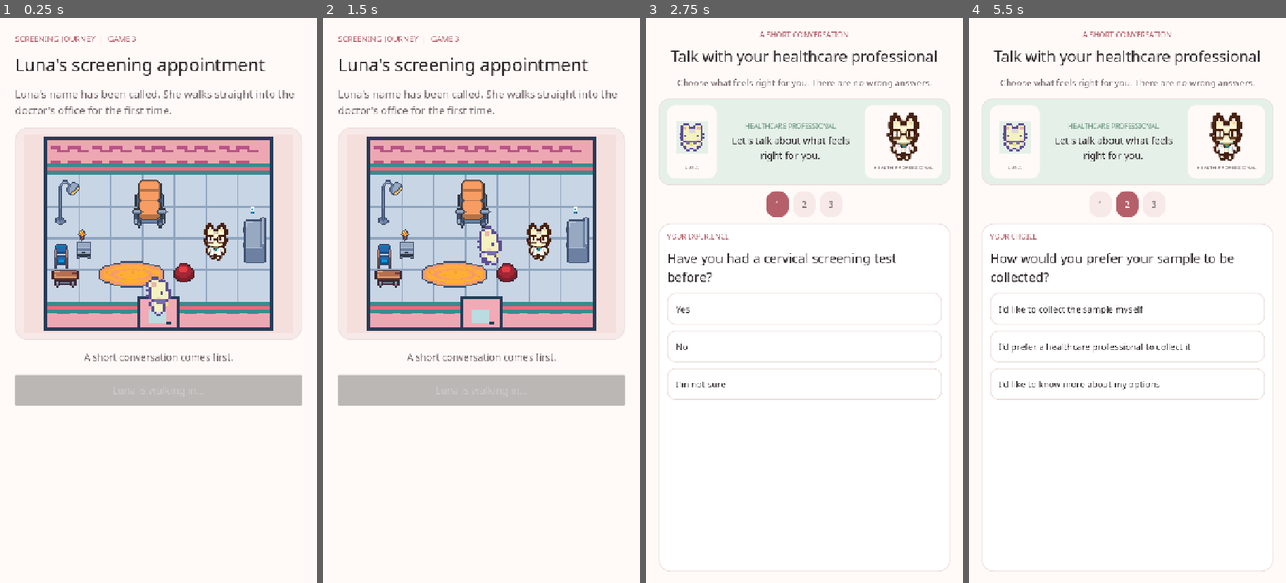
Above: before the commit, frames 1-4 (left to right).
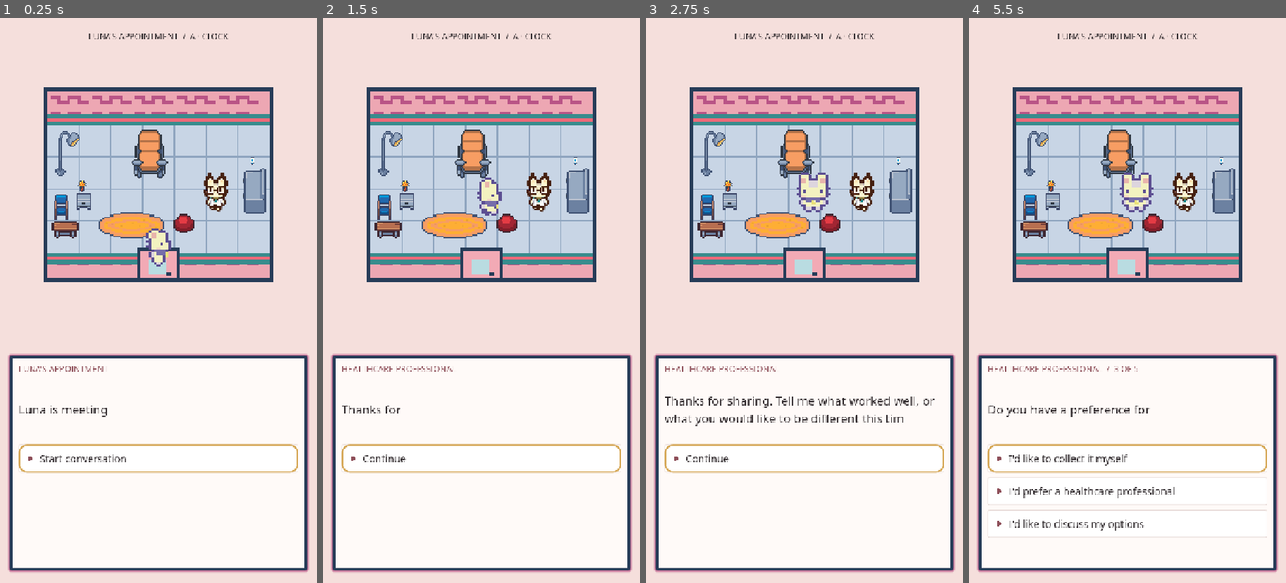
Above: after the commit, the same moments.

Repository: MinhQNguyenn/ScreeningTogether_AU
Game: Godot game, scene res://scenes/game3_main.tscn
Two runs of this game, one before a commit and one after it. Both use one fixed random seed, a clock stepped at 60 frames per second and the inputs below. This scene is started directly instead of the project's main scene.
Inputs (mouse positions are in pixels of both pictures, inside the frame that each line leads up to):
- Up to frame 1 (0.25 s): no input
- Up to frame 2 (1.5 s): click (481, 458) at 0.5 s, where only the run after the commit has a clickable "Start conversation"; click (481, 458) at 1.25 s, where only the run after the commit has a clickable "Yes"
- Up to frame 3 (2.75 s): click (804, 390) at 2 s, where only the run before the commit has a clickable "Start conversation"
- Up to frame 4 (5.5 s): click (1127, 306) at 2.75 s, where only the run before the commit has a clickable "Yes"; click "Continue" at 3.5 s; click (1127, 492) at 4.25 s, where only the run after the commit has a clickable "No"; click (1127, 458) at 5 s, where only the run after the commit has a clickable "Continue"

The runs differ from the first frame. In frame 1, 58% of the frame differs, in the area x 0-100%, y 0-100%; in frame 2, 58%; in frame 3, 66%; in frame 4, 67%.

Commit message:
Add clock and puzzle variants for Game 3 screening appointment

Diff:
--- /dev/null
+++ b/godot-game/assets/game3/dialogue_arrow.svg
@@ -0,0 +1 @@
+<svg xmlns="http://www.w3.org/2000/svg" width="16" height="16" viewBox="0 0 16 16"><path fill="#8e4f59" d="M3 2h3v2h3v2h3v4H9v2H6v2H3z"/></svg>
--- a/godot-game/scenes/game3_main.tscn
+++ b/godot-game/scenes/game3_main.tscn
@@ -1,6 +1,6 @@
 [gd_scene load_steps=2 format=3]
 
-[ext_resource type="Script" path="res://scripts/game3/game3_main.gd" id="1"]
+[ext_resource type="Script" path="res://scripts/game3/appointment_game.gd" id="1"]
 
 [node name="Game3Main" type="Control"]
 layout_mode = 3
--- /dev/null
+++ b/godot-game/scripts/game3/appointment_content.gd
@@ -0,0 +1,57 @@
+extends RefCounted
+
+# Personal prompts, not scored questions. Responses match option order.
+const QUESTIONS := [
+	{
+		"question": "Have you had a cervical screening test before?",
+		"options": ["Yes", "No", "I'm not sure"],
+		"responses": [
+			"Thanks for sharing. Tell me what worked well, or what you would like to be different this time.",
+			"That's okay. I'll explain each step before we begin, and you can ask questions at any time.",
+			"That's okay. We can check your screening history together and talk through what happens next.",
+		],
+	},
+	{
+		"question": "Have you heard about the option to collect your own sample?",
+		"options": ["Yes", "No", "I'm not sure"],
+		"responses": [
+			"We can talk about whether collecting your own sample feels right for you. Your healthcare professional will explain how to use the small swab and give you time to ask questions.",
+			"You may be able to collect your own sample in a private space using a small swab. Your healthcare professional will explain what to do and offer support if you would like it.",
+			"We can explain both options at your pace: collecting your own sample in private, or having a healthcare professional collect it. You can ask questions before choosing.",
+		],
+	},
+	{
+		"question": "Do you have a preference for how your sample is collected?",
+		"options": ["I'd like to collect it myself", "I'd prefer a healthcare professional", "I'd like to discuss my options"],
+		"responses": [
+			"We can discuss whether collecting your own sample is suitable for you. Your healthcare professional will explain how to use the swab, with clear instructions you can follow in private.",
+			"With your permission, your healthcare professional uses an instrument called a speculum to help collect a sample from your cervix. They explain each step, and you can ask to pause or stop.",
+			"We can discuss both options and what suits your circumstances. You can ask questions before deciding.",
+		],
+	},
+	{
+		"question": "Are you feeling worried about any part of the test?",
+		"options": ["Yes", "No", "I'm not sure how I feel yet"],
+		"responses": [
+			"Thank you for telling me. We can talk about your concerns and take things at your pace. You can ask to pause or stop at any time.",
+			"I'm glad you feel ready. You are still in control and can ask to pause or stop at any time, even after we begin.",
+			"That's completely okay. We can take one step at a time. You can ask to pause or stop at any time.",
+		],
+	},
+	{
+		"question": "Would you like me to explain each step as we go?",
+		"options": ["Yes, that would help", "Just a brief explanation, please", "I'm not sure yet"],
+		"responses": [
+			"Of course. I'll explain each step and check you are ready before continuing. Tell me straight away if anything hurts.",
+			"Of course. I'll keep it brief and check you are comfortable. You can ask for more detail or ask to stop whenever you need.",
+			"We can start with a brief explanation and adjust as we go. You can always ask questions or tell me to pause.",
+		],
+	},
+]
+
+const AFTERCARE := [
+	{"speaker": "HEALTHCARE PROFESSIONAL · YOUR SAMPLE", "text": "Your collected sample is sent to a pathology laboratory to check for HPV, a virus that can cause changes to cervical cells. The laboratory sends the results to your healthcare provider."},
+	{"speaker": "HEALTHCARE PROFESSIONAL · YOUR RESULTS", "text": "Results usually take about two weeks, but timing can vary. Before leaving, agree with your healthcare provider how they will contact you. If you have not heard within a few weeks, contact the clinic."},
+	{"speaker": "HEALTHCARE PROFESSIONAL · NEXT SCREEN", "text": "For most eligible people, routine screening is every five years when no earlier follow-up is needed. Your result and healthcare provider will guide your next steps."},
+	{"speaker": "HEALTHCARE PROFESSIONAL · FOLLOW-UP", "text": "An HPV-positive result does not mean you have cancer. Your healthcare provider will explain any further tests or follow-up you need."},
+]
--- /dev/null
+++ b/godot-game/scripts/game3/appointment_ending.gd
@@ -0,0 +1,92 @@
+extends Control
+
+signal finished
+
+const CHARACTER := preload("res://assets/sprout_lands/character.png")
+const SCENERY := preload("res://assets/sprout_lands/basic_grass_biome.png")
+const DURATION := 6.0
+const HORIZON := 76.0
+var progress := 0.0
+var reduced_motion := false
+var completed := false
+
+
+func _ready() -> void:
+	clip_contents = true
+	mouse_filter = Control.MOUSE_FILTER_IGNORE
+	texture_filter = CanvasItem.TEXTURE_FILTER_NEAREST
+	resized.connect(queue_redraw)
+
+
+func _process(delta: float) -> void:
+	if completed:
+		return
+	if reduced_motion:
+		# Keep the scene still until the player continues.
+		return
+	progress = minf(progress + delta / DURATION, 1.0)
+	queue_redraw()
+	if progress >= 1.0:
+		finish()
+
+
+func finish() -> void:
+	if completed:
+		return
+	completed = true
+	progress = 1.0
+	queue_redraw()
+	finished.emit()
+
+
+func luna_rect() -> Rect2:
+	# Normalised path position is recomputed at every draw, including resize.
+	# Centre the actual 16x16 sprite crop, not its source sheet or old viewport.
+	var depth := pow(1.0 - progress, 1.45)
+	var side := lerpf(2.0, 30.0, depth)
+	var feet_y := lerpf(HORIZON, 224.0, depth)
+	return Rect2(160.0 - side / 2.0, feet_y - side, side, side)
+
+
+func _draw() -> void:
+	# A small logical canvas keeps the shapes and existing Sprout Lands sprites
+	# in one pixel-art style. The path and character share the same centre.
+	var zoom := minf(size.x / 320.0, size.y / 240.0)
+	var origin := (size - Vector2(320, 240) * zoom) / 2.0
+	draw_rect(Rect2(origin - Vector2(4, 4), Vector2(320, 240) * zoom + Vector2(8, 8)), Color("#263c58"))
+	draw_set_transform(origin, 0.0, Vector2.ONE * zoom)
+	var sky := [Color("#946682"), Color("#bd7d8c"), Color("#dfa08f"), Color("#efbd98")]
+	for band in 4:
+		draw_rect(Rect2(0, band * 20, 320, 20), sky[band])
+	# Stepped sun and clouds avoid smooth shapes against pixel artwork.
+	draw_rect(Rect2(222, 33, 32, 36), Color("#ffe6ad"))
+	draw_rect(Rect2(216, 40, 44, 22), Color("#ffe6ad"))
+	for cloud in [Rect2(29, 27, 49, 4), Rect2(38, 23, 24, 4), Rect2(112, 42, 38, 4)]:
+		draw_rect(cloud, Color("#edc2b0"))
+	draw_rect(Rect2(0, HORIZON, 320, 164), Color("#8fa681"))
+	# Distant stepped hedges leave a clear opening at the path's vanishing point.
+	for ridge in [Rect2(0, 65, 48, 15), Rect2(34, 60, 44, 20), Rect2(70, 69, 66, 11), Rect2(190, 67, 70, 13), Rect2(248, 62, 72, 18)]:
+		draw_rect(ridge, Color("#737f78"))
+	for row in 4:
+		var y := 92.0 + row * 40.0
+		for column in 8:
+			var x := 12.0 + column * 43.0 + (8 if row % 2 else 0)
+			if absf(x - 160) > 36 + row * 9:
+				draw_rect(Rect2(x, y, 3, 2), Color("#a7b68c"))
+	var edge := PackedVector2Array([Vector2(156, HORIZON), Vector2(164, HORIZON), Vector2(221, 240), Vector2(99, 240)])
+	var path := PackedVector2Array([Vector2(158, HORIZON), Vector2(162, HORIZON), Vector2(214, 240), Vector2(106, 240)])
+	draw_colored_polygon(edge, Color("#ac896b"))
+	draw_colored_polygon(path, Color("#e0bf94"))
+	for mark in 5:
+		var y := 105.0 + mark * 28
+		draw_rect(Rect2(153 + (mark % 2) * 9, y, 3 + mark, 2), Color("#c7a780"))
+	# Correct whole-tree regions from the same atlas used by the other games.
+	for tree in [Rect2(72, 77, 26, 26), Rect2(232, 78, 26, 26), Rect2(33, 111, 43, 43), Rect2(248, 121, 43, 43), Rect2(0, 173, 64, 64), Rect2(265, 179, 64, 64)]:
+		draw_texture_rect_region(SCENERY, tree, Rect2(16, 0, 32, 32), Color("#f3dac4"))
+	for flower in [Vector2(94, 150), Vector2(225, 183), Vector2(71, 211), Vector2(242, 105)]:
+		draw_texture_rect_region(SCENERY, Rect2(flower, Vector2(12, 12)), Rect2(96, 48, 16, 16), Color("#ffe3d2"))
+	if progress < 1.0:
+		var rect := luna_rect()
+		var frame := 0 if reduced_motion else int(progress * DURATION * 7) % 4
+		var opacity := 1.0 - smoothstep(0.86, 1.0, progress)
+		draw_texture_rect_region(CHARACTER, rect, Rect2(16 + frame * 48, 64, 16, 16), Color(1, 1, 1, opacity))
--- /dev/null
+++ b/godot-game/scripts/game3/appointment_game.gd
@@ -0,0 +1,342 @@
+extends Control
+
+# Both test conditions share their conversation and follow-up.
+const CONTENT := preload("res://scripts/game3/appointment_content.gd")
+const CLOCK := preload("res://scripts/game3/procedure_clock.gd")
+const ENDING := preload("res://scripts/game3/appointment_ending.gd")
+const CHOICE_ARROW := preload("res://assets/game3/dialogue_arrow.svg")
+const PUZZLE_LOGIC := preload("res://scripts/game3/sliding_puzzle.gd")
+const SIMULATION_SECONDS := 120.0
+const CLOCK_SPEED := 15.0
+
+var variant := "animation"
+var stage := "intro"
+var question_index := 0
+var answers: Array[int] = []
+var post_index := 0
+var elapsed := 0.0
+var board: Array = []
+var tiles: Array[PuzzleTileButton] = []
+var room: OfficeEntrance
+var activity: VBoxContainer
+var speaker: Label
+var text_label: Label
+var choices: VBoxContainer
+var typing: Tween
+var clock_face: Control
+var timer_label: Label
+var portrait: ImageTexture
+var reduced_motion := false
+var ending: Control
+
+
+func _ready() -> void:
+	for argument in OS.get_cmdline_user_args():
+		if argument == "--variant=puzzle":
+			variant = "puzzle"
+	if OS.has_feature("web"):
+		var query = JavaScriptBridge.eval("new URLSearchParams(window.location.search).get('variant') || 'animation'")
+		variant = "puzzle" if query == "puzzle" else "animation"
+		reduced_motion = bool(JavaScriptBridge.eval("window.matchMedia('(prefers-reduced-motion: reduce)').matches"))
+	_build_scene()
+	_say("LUNA'S APPOINTMENT", "Luna is meeting her healthcare professional. Let's talk about what feels right for you. There are no wrong answers.")
+	_add_choice("Start conversation", _show_question)
+
+
+func _build_scene() -> void:
+	var background := ColorRect.new()
+	background.color = Color("#f5dfdc")
+	background.set_anchors_and_offsets_preset(Control.PRESET_FULL_RECT)
+	add_child(background)
+	room = OfficeEntrance.new()
+	room.set_anchors_and_offsets_preset(Control.PRESET_FULL_RECT)
+	room.anchor_bottom = 0.59
+	room.clip_contents = true
+	add_child(room)
+	var status := Game3UI.make_label("LUNA'S APPOINTMENT  /  " + ("A · CLOCK" if variant == "animation" else "B · PUZZLE"), 19, Game3UI.INK, HORIZONTAL_ALIGNMENT_CENTER)
+	status.set_anchors_and_offsets_preset(Control.PRESET_TOP_WIDE)
+	status.offset_top = 24
+	status.offset_bottom = 60
+	add_child(status)
+	var centre := CenterContainer.new()
+	# Office characters use z-indices 2 and 3; activities must cover them.
+	centre.z_index = 5
+	centre.set_anchors_and_offsets_preset(Control.PRESET_FULL_RECT)
+	centre.anchor_bottom = 0.59
+	centre.offset_top = 72
+	centre.offset_bottom = -8
+	centre.mouse_filter = Control.MOUSE_FILTER_IGNORE
+	add_child(centre)
+	activity = VBoxContainer.new()
+	activity.add_theme_constant_override("separation", 12)
+	activity.draw.connect(_draw_activity_background)
+	activity.resized.connect(activity.queue_redraw)
+	centre.add_child(activity)
+	var box := PanelContainer.new()
+	box.set_anchors_and_offsets_preset(Control.PRESET_FULL_RECT)
+	box.anchor_top = 0.59
+	box.offset_left = 22
+	box.offset_right = -22
+	box.offset_top = 10
+	box.offset_bottom = -28
+	var style := Game3UI.make_panel_style(Game3UI.CREAM, 4, Color("#263c58"), 6)
+	style.shadow_color = Color("#b95486")
+	style.shadow_size = 5
+	box.add_theme_stylebox_override("panel", style)
+	add_child(box)
+	var scroll := ScrollContainer.new()
+	scroll.horizontal_scroll_mode = ScrollContainer.SCROLL_MODE_DISABLED
+	box.add_child(scroll)
+	var dialogue := VBoxContainer.new()
+	dialogue.size_flags_horizontal = Control.SIZE_EXPAND_FILL
+	dialogue.add_theme_constant_override("separation", 14)
+	scroll.add_child(dialogue)
+	speaker = Game3UI.make_label("", 19, Game3UI.ROSE_DARK)
+	dialogue.add_child(speaker)
+	text_label = Game3UI.make_label("", 27)
+	text_label.custom_minimum_size.y = 130
+	dialogue.add_child(text_label)
+	choices = VBoxContainer.new()
+	choices.add_theme_constant_override("separation", 10)
+	dialogue.add_child(choices)
+	portrait = Game3UI.make_luna_portrait_texture()
+
+
+func _clear(node: Node) -> void:
+	for child in node.get_children():
+		node.remove_child(child)
+		child.queue_free()
+
+
+func _say(who: String, words: String) -> void:
+	_clear(choices)
+	if typing:
+		typing.kill()
+	speaker.text = who
+	text_label.text = words
+	text_label.visible_ratio = 1.0 if reduced_motion else 0.0
+	if not reduced_motion:
+		typing = create_tween()
+		typing.tween_property(text_label, "visible_ratio", 1.0, minf(words.length() / 65.0, 2.5))
+
+
+func _add_choice(words: String, action: Callable) -> Button:
+	var button := Game3UI.make_button(words, false, 23)
+	button.icon = CHOICE_ARROW
+	button.add_theme_constant_override("h_separation", 12)
+	button.autowrap_mode = TextServer.AUTOWRAP_WORD_SMART
+	button.alignment = HORIZONTAL_ALIGNMENT_LEFT
+	button.add_theme_stylebox_override("normal", Game3UI.make_panel_style(Game3UI.WHITE, 3, Game3UI.BORDER, 2))
+	button.pressed.connect(action)
+	choices.add_child(button)
+	if choices.get_child_count() == 1:
+		button.grab_focus()
+	return button
+
+
+func _show_question() -> void:
+	stage = "question"
+	var question: Dictionary = CONTENT.QUESTIONS[question_index]
+	_say("HEALTHCARE PROFESSIONAL  /  %d OF 5" % (question_index + 1), question.question)
+	for index in question.options.size():
+		_add_choice(question.options[index], _answer.bind(index))
+
+
+func _answer(index: int) -> void:
+	if stage != "question":
+		return
+	stage = "answer"
+	answers.append(index)
+	_say("HEALTHCARE PROFESSIONAL", CONTENT.QUESTIONS[question_index].responses[index])
+	_add_choice("Continue", _next_question)
+
+
+func _next_question() -> void:
+	question_index += 1
+	if question_index < CONTENT.QUESTIONS.size():
+		_show_question()
+	else:
+		_show_procedure_intro()
+
+
+func _show_procedure_intro() -> void:
+	stage = "procedure_intro"
+	var explanation := "Next, the clock shows time passing during sample collection. This part of screening usually takes only a few minutes."
+	if variant == "puzzle":
+		explanation = "Next, a picture puzzle represents time passing during sample collection. Play for up to two minutes, or finish sooner. Solving it is optional."
+	_say("BEFORE WE BEGIN", explanation)
+	_add_choice("Continue", _show_timing_note)
+
+
+func _show_timing_note() -> void:
+	_say("HEALTHCARE PROFESSIONAL", "Two minutes is this simulation's limit, not a maximum for every procedure. Actual timing varies; the whole appointment takes longer. You can ask to pause or stop at any time.")
+	_add_choice("Start clock" if variant == "animation" else "See puzzle instructions", _start_clock if variant == "animation" else _puzzle_instructions)
+
+
+func _start_clock() -> void:
+	stage = "clock"
+	elapsed = 0.0
+	room.modulate = Color(1, 1, 1, 0.35)
+	clock_face = CLOCK.new()
+	clock_face.custom_minimum_size = Vector2(360, 360)
+	clock_face.reduced_motion = reduced_motion
+	activity.add_child(clock_face)
+	timer_label = Game3UI.make_label("00:00 / 02:00", 42, Game3UI.INK, HORIZONTAL_ALIGNMENT_CENTER)
+	activity.add_child(timer_label)
+	activity.add_child(Game3UI.make_label("TIME PASSING", 22, Game3UI.ROSE_DARK, HORIZONTAL_ALIGNMENT_CENTER))
+	_say("SAMPLE COLLECTION · TIME SIMULATION", "As time passes, your healthcare professional checks that you are comfortable. You can ask to pause or stop at any time.")
+	_add_choice("Skip animation", _finish_activity)
+
+
+func _puzzle_instructions() -> void:
+	_say("PICTURE PUZZLE · TIME SIMULATION", "Match Luna's picture by moving a tile beside the empty space. The timer represents time passing, not a medical test or a score. You can continue without solving the puzzle.")
+	_add_choice("Start puzzle", _start_puzzle)
+
+
+func _start_puzzle() -> void:
+	stage = "puzzle"
+	elapsed = 0.0
+	room.modulate = Color.WHITE
+	activity.queue_redraw()
+	var generator := PUZZLE_LOGIC.new()
+	generator.rng.randomize()
+	board = generator._generate_solvable_board()
+	generator.free()
+	timer_label = Game3UI.make_label("00:00 / 02:00", 30, Game3UI.INK, HORIZONTAL_ALIGNMENT_CENTER)
+	activity.add_child(timer_label)
+	var reference := TextureRect.new()
+	reference.texture = portrait
+	reference.custom_minimum_size = Vector2(90, 90)
+	reference.expand_mode = TextureRect.EXPAND_IGNORE_SIZE
+	reference.stretch_mode = TextureRect.STRETCH_KEEP_ASPECT_CENTERED
+	activity.add_child(reference)
+	var grid := GridContainer.new()
+	grid.columns = 3
+	grid.add_theme_constant_override("h_separation", 6)
+	grid.add_theme_constant_override("v_separation", 6)
+	activity.add_child(grid)
+	for index in 9:
+		var tile := PuzzleTileButton.new()
+		grid.add_child(tile)
+		tile.custom_minimum_size = Vector2(132, 132)
+		tile.configure(index, board[index], portrait)
+		tile.pressed.connect(_move_tile.bind(index))
+		tiles.append(tile)
+	_say("SAMPLE COLLECTION · TIME SIMULATION", "Tap a tile beside the gap to move it. This puzzle simply helps you experience time passing. You do not need to finish it to continue.")
+	_add_choice("Continue without finishing", _finish_activity)
+	_focus_movable_tile()
+
+
+func _draw_activity_background() -> void:
+	if variant == "puzzle" and stage in ["puzzle", "activity_complete"]:
+		var panel := Game3UI.make_panel_style(Game3UI.CREAM, 4, Color("#263c58"), 3)
+		activity.draw_style_box(panel, Rect2(Vector2(-16, -12), activity.size + Vector2(32, 24)))
+
+
+func _move_tile(index: int) -> void:
+	if stage != "puzzle":
+		return
+	var empty: int = board.find(-1)
+	if absi(index / 3 - empty / 3) + absi(index % 3 - empty % 3) != 1:
+		return
+	board[empty] = board[index]
+	board[index] = -1
+	for slot in 9:
+		tiles[slot].set_tile(board[slot])
+	if board == PUZZLE_LOGIC.SOLVED:
+		_finish_activity()
+	else:
+		_focus_movable_tile()
+
+
+func _focus_movable_tile() -> void:
+	var empty: int = board.find(-1)
+	for index in 9:
+		if absi(index / 3 - empty / 3) + absi(index % 3 - empty % 3) == 1:
+			tiles[index].grab_focus()
+			return
+
+
+func _process(delta: float) -> void:
+	if stage != "clock" and stage != "puzzle":
+		return
+	elapsed = minf(elapsed + delta * (CLOCK_SPEED if stage == "clock" else 1.0), SIMULATION_SECONDS)
+	timer_label.text = "%s / 02:00" % Game3UI.format_clock(int(elapsed))
+	if stage == "clock":
+		clock_face.seconds = elapsed
+		clock_face.queue_redraw()
+	if elapsed >= SIMULATION_SECONDS:
+		_finish_activity()
+
+
+func _finish_activity() -> void:
+	if stage != "clock" and stage != "puzzle":
+		return
+	stage = "activity_complete"
+	for tile in tiles:
+		tile.disabled = true
+	_say("TIME SIMULATION COMPLETE", "The sample collection part usually takes only a few minutes. This activity illustrates time passing; it does not predict how long your own test will take.")
+	_add_choice("What happens next?", _show_post_information)
+
+
+func _show_post_information() -> void:
+	stage = "post_information"
+	_clear(activity)
+	activity.queue_redraw()
+	tiles.clear()
+	room.modulate = Color.WHITE
+	var info: Dictionary = CONTENT.AFTERCARE[post_index]
+	_say(info.speaker, info.text)
+	_add_choice("Continue" if post_index < CONTENT.AFTERCARE.size() - 1 else "Finish appointment", _next_post)
+
+
+func _next_post() -> void:
+	post_index += 1
+	if post_index < CONTENT.AFTERCARE.size():
+		_show_post_information()
+	else:
+		_show_ending()
+
+
+func _show_ending() -> void:
+	stage = "ending"
+	room.hide()
+	ending = ENDING.new()
+	ending.set_anchors_and_offsets_preset(Control.PRESET_FULL_RECT)
+	ending.anchor_bottom = 0.59
+	ending.offset_left = 22
+	ending.offset_right = -22
+	ending.offset_top = 76
+	ending.offset_bottom = -8
+	ending.reduced_motion = reduced_motion
+	ending.finished.connect(_complete_appointment)
+	add_child(ending)
+	_say("HEADING HOME", "With her sample collected and her next steps explained, Luna heads home as the sun sets.")
+	_add_choice("Continue", ending.finish)
+
+
+func _complete_appointment() -> void:
+	if stage != "ending":
+		return
+	stage = "complete"
+	_say("LUNA", "Now I know what to expect, what choices I have, and what happens after my sample is collected. Thanks for coming with me!")
+	_add_choice("Play this version again", _restart)
+	_add_choice("Return to Screening Journey", _return_to_journey)
+
+
+func _restart() -> void:
+	if is_instance_valid(ending):
+		remove_child(ending)
+		ending.queue_free()
+	room.show()
+	question_index = 0
+	post_index = 0
+	answers.clear()
+	_show_question()
+
+
+func _return_to_journey() -> void:
+	if OS.has_feature("web"):
+		JavaScriptBridge.eval("window.parent.postMessage({type:'game3-complete'}, window.location.origin)")
+	else:
+		_restart()
--- /dev/null
+++ b/godot-game/scripts/game3/procedure_clock.gd
@@ -0,0 +1,20 @@
+extends Control
+
+var seconds := 0.0
+var reduced_motion := false
+
+
+func _draw() -> void:
+	var centre := size / 2.0
+	var radius := minf(size.x, size.y) / 2.0 - 12.0
+	draw_circle(centre, radius, Game3UI.CREAM)
+	draw_arc(centre, radius, 0, TAU, 96, Color("#263c58"), 7, true)
+	for tick in 12:
+		var direction := Vector2.from_angle(tick * TAU / 12.0 - PI / 2)
+		draw_line(centre + direction * (radius - 22), centre + direction * (radius - 9), Game3UI.INK, 5, true)
+	# Reduced motion retains a static clock and the numeric elapsed time.
+	var angle := -PI / 2 if reduced_motion else seconds / 60.0 * TAU - PI / 2
+	draw_line(centre, centre + Vector2.from_angle(angle) * (radius - 35), Game3UI.ROSE_DARK, 7, true)
+	var short_angle := -PI / 2 if reduced_motion else -PI / 2 + seconds / 3600.0 * TAU
+	draw_line(centre, centre + Vector2.from_angle(short_angle) * radius * 0.48, Game3UI.INK, 9, true)
+	draw_circle(centre, 9, Game3UI.GOLD)
Not shown, added: godot-game/assets/game3/dialogue_arrow.svg.import
Not shown, added: godot-game/scripts/game3/appointment_content.gd.uid
Not shown, added: godot-game/scripts/game3/appointment_ending.gd.uid
Not shown, added: godot-game/scripts/game3/appointment_game.gd.uid
Not shown, added: godot-game/scripts/game3/procedure_clock.gd.uid
Not shown, added: frontend/public/godot/game3/index.apple-touch-icon.png
Not shown, changed: frontend/public/godot/game3/index.pck
Not shown, changed: frontend/src/views/Game3View.vue
